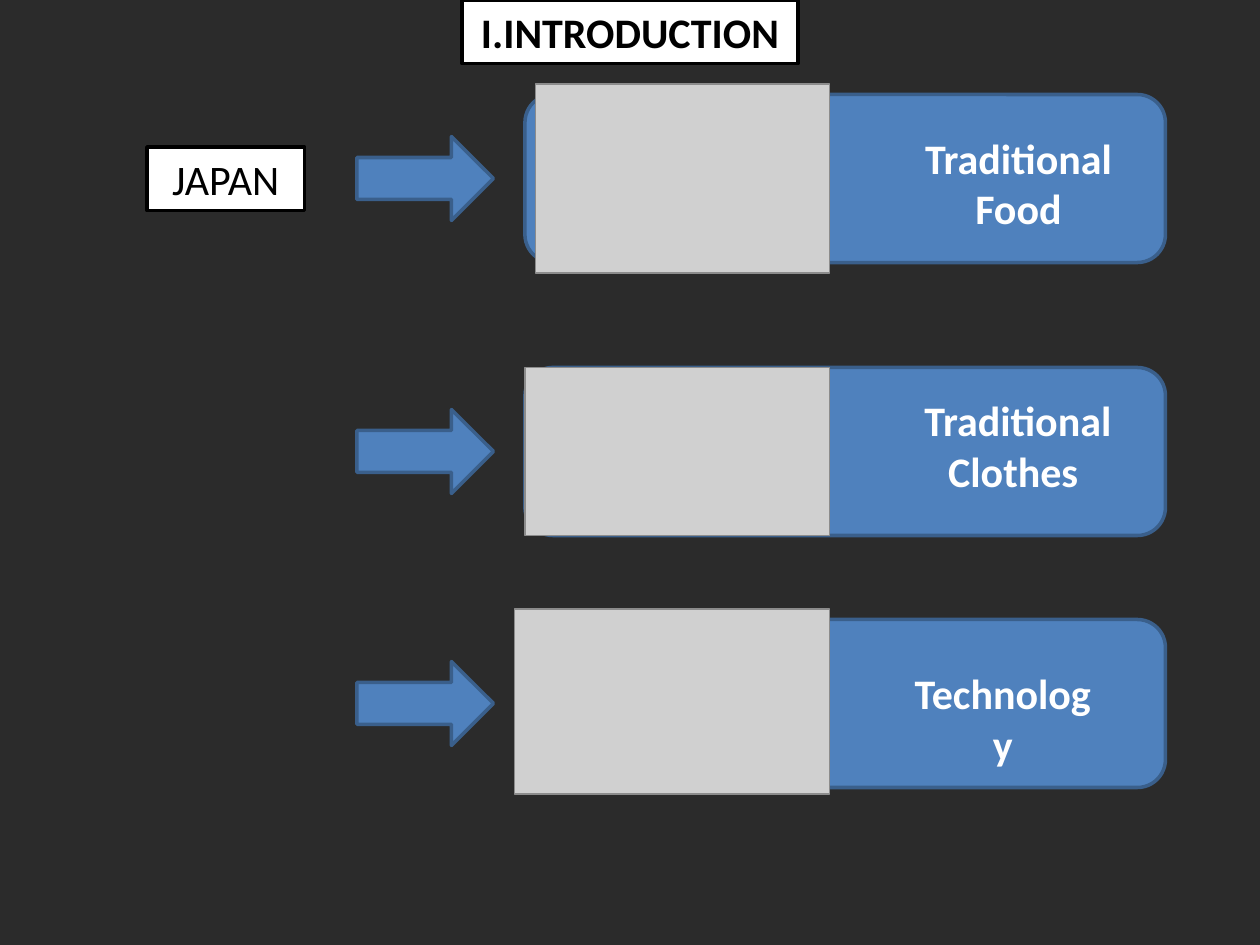
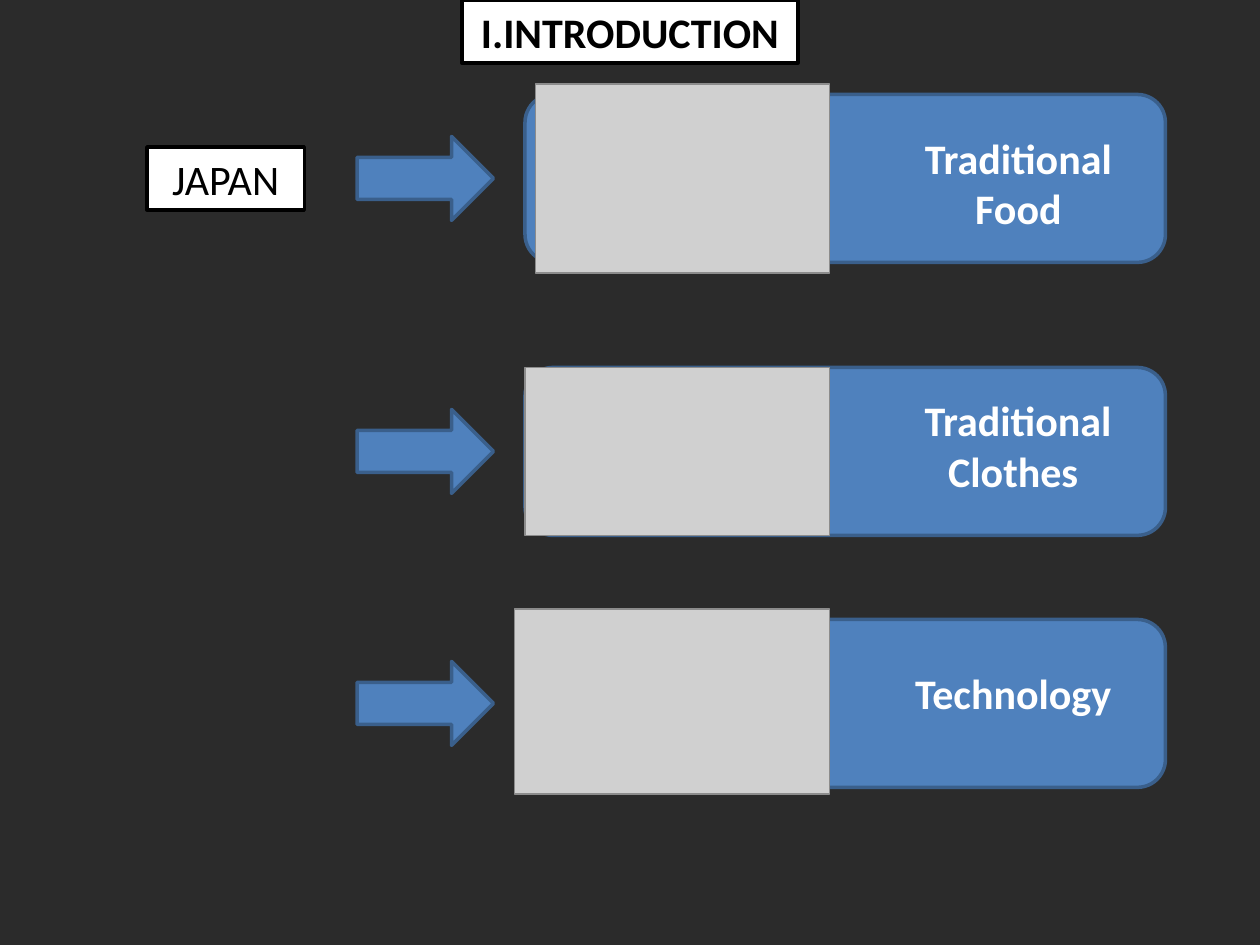
Before and after one commit to tuan2909/tailieu, a slide deck: slide 3 of tieng anh/HANAMISLIDE.pptx. Drawn at 1260x945 pixels with LibreOffice and Linux fonts; fonts in the diff are those of the drawing; grey boxes stand for pictures; background and template pictures are left out; a plain dark background stands for a picture behind light text. Boxes give left, top, right and bottom in pixels: in the first picture for what was removed or moved away, otherwise in the second. Text is boxed around its words. In the diff, an @@ line names an element or a change of style, - is before the commit and + after.

```diff
--- a/tieng anh/HANAMISLIDE.pptx
+++ b/tieng anh/HANAMISLIDE.pptx
@@ rounded rectangle at (525,620,1166,788): proportions changed @@
@@ text "Technology" rewrapped from (892,662,1113,724) to (915,679,1111,716) @@
```
Also in this commit, not shown: 7 other slides changed, 1 slide added.
